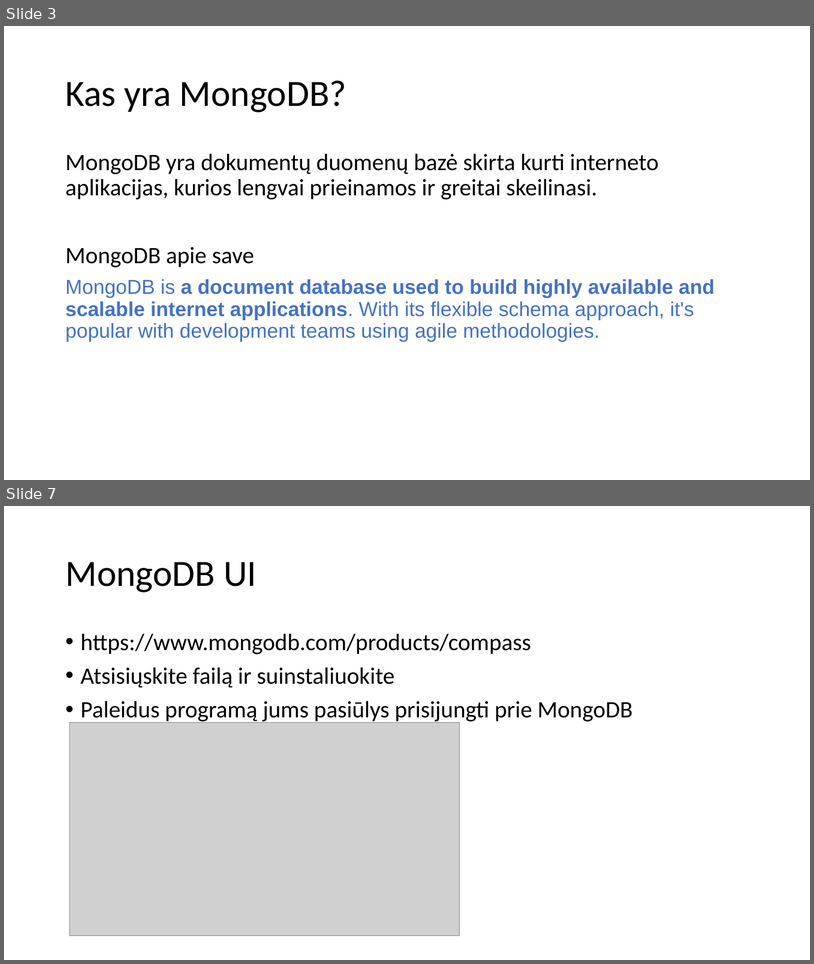
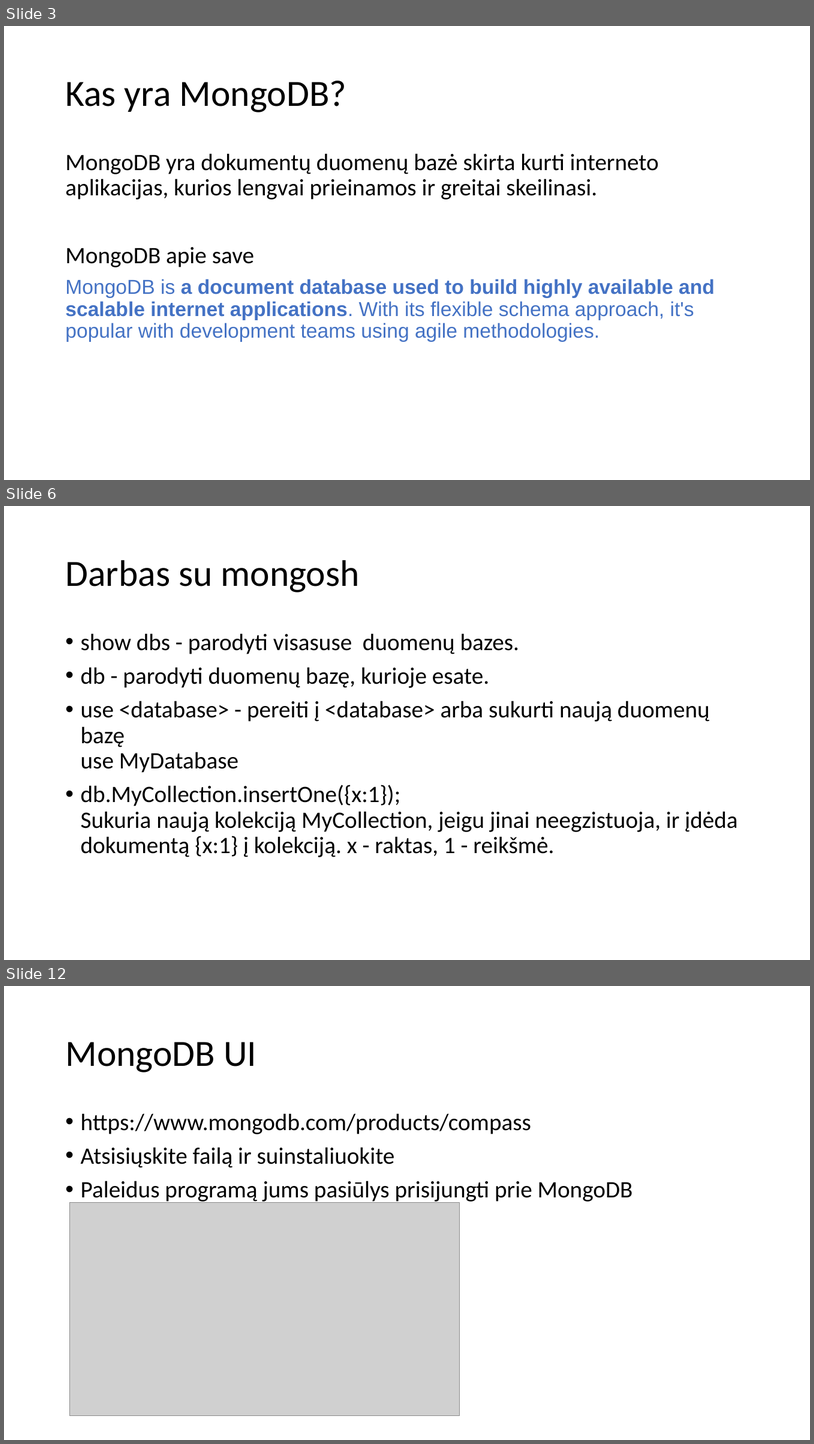
Before and after one commit to modsldn/darbas_su_duomenimis, a slide deck: skaidres/darbas_su_duomenimis_13.pptx. Shown one above the other, each under a label of ours: slides 3 and 7 before the commit, slides 3, 6 and 12 after it; the slides between them are not shown. The pictures are 814x964 and 814x1444 pixels, drawn with LibreOffice and Linux fonts; fonts in the diff are those of the drawing; grey boxes stand for pictures. Boxes give left, top, right and bottom in pixels: in the first picture for what was removed or moved away, otherwise in the second. Text is boxed around its words. In the diff, an @@ line names an element or a change of style, - is before the commit and + after.

```diff
--- a/skaidres/darbas_su_duomenimis_13.pptx
+++ b/skaidres/darbas_su_duomenimis_13.pptx
@@ slide 6 added at (x1=4, y1=506, x2=810, y2=960), background #FFFFFF @@
@@ title added at (x1=65, y1=560, x2=359, y2=592), 44 pt, text #000000 @@
+Darbas su mongosh
@@ text added at (x1=81, y1=633, x2=738, y2=857), 28 pt, text #000000 @@
+• show dbs - parodyti visasuse duomenų bazes.
+• db - parodyti duomenų bazę, kurioje esate.
+• use <database> - pereiti į <database> arba sukurti naują duomenų bazę
+  use MyDatabase
+• db.MyCollection.insertOne({x:1});
+  Sukuria naują kolekciją MyCollection, jeigu jinai neegzistuoja, ir įdėda dokumentą {x:1} į kolekciją. x - raktas, 1 - reikšmė.
@@ what was slide 7 is now slide 12 @@
```
Also in this commit, not shown: 3 slides changed, 12 other slides added, 3 slides removed, 3 other files.
